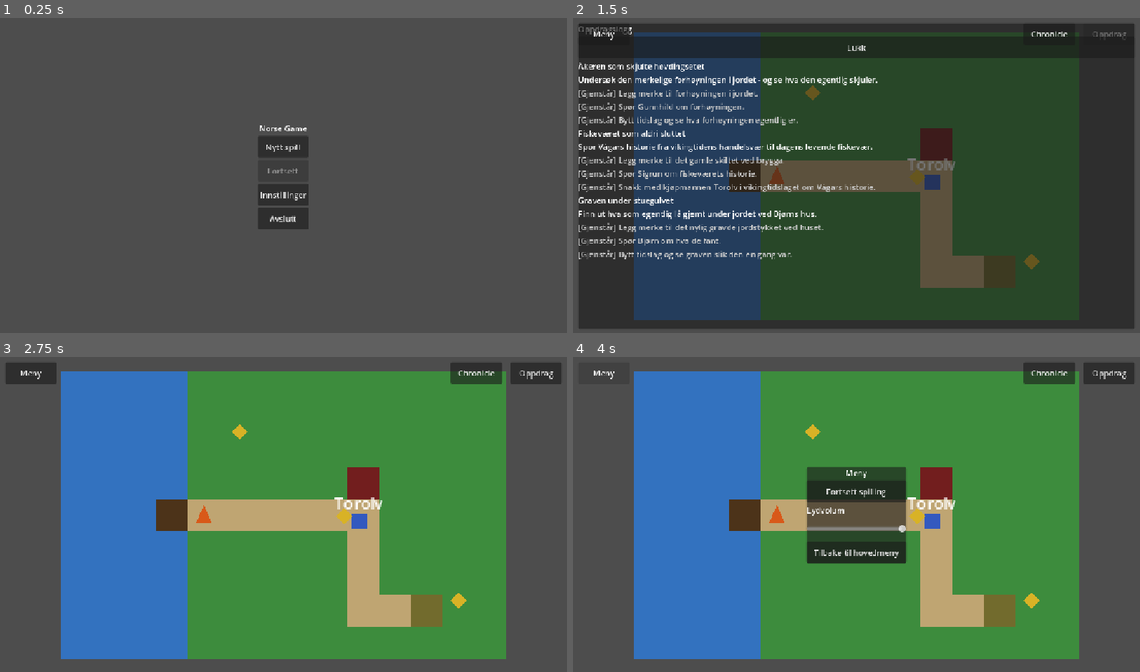
Above: before the commit, frames 1-4 (two rows, left to right).
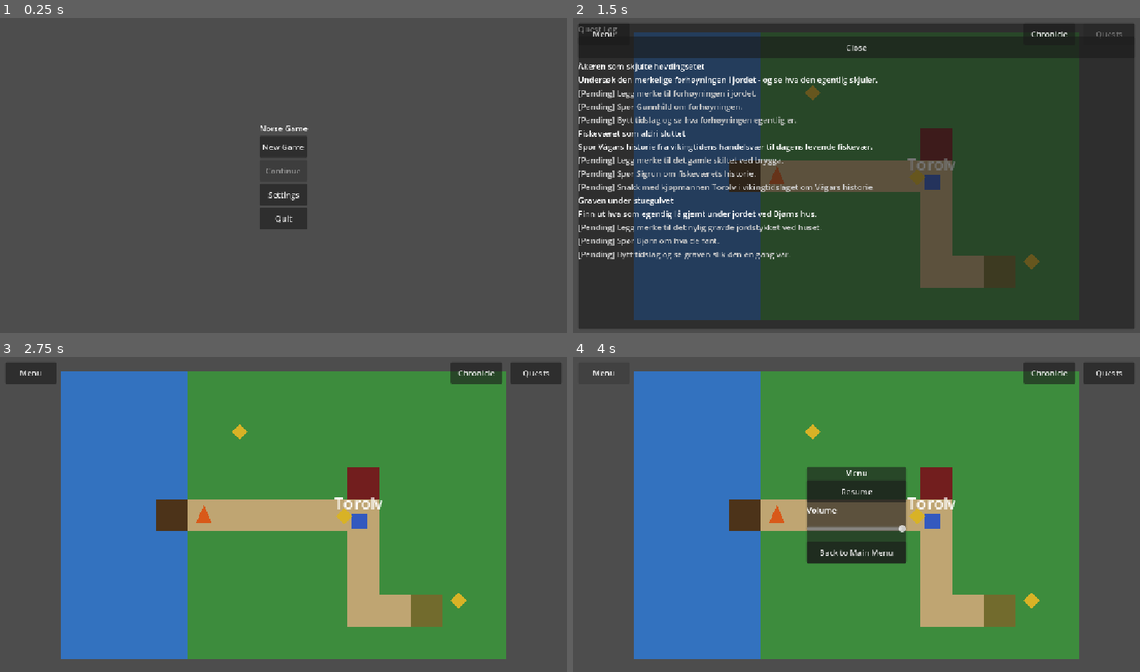
Above: after the commit, the same moments.

Repository: AtlasInMind/norse-game
Game: Godot game, scene res://scenes/main_menu.tscn
Same seed, same stepped clock (60 frames per second), same inputs: the game is played once before the commit and once after it.
Inputs:
- Up to frame 1 (0.25 s): no input
- Up to frame 2 (1.5 s): click "Nytt spill" (after the commit: "New Game") at 0.5 s; click "Oppdrag" (after the commit: "Quests") at 1.25 s
- Up to frame 3 (2.75 s): click "Lukk" (after the commit: "Close") at 2 s
- Up to frame 4 (4 s): click "Chronicle" at 2.75 s; click "Meny" (after the commit: "Menu") at 3.5 s

The runs differ from the first frame. In frame 1, 0.4% of the frame differs, in the area x 45-55%, y 34-68%; in frame 2, 4.0%, in the area x 1-98%, y 2-77%; in frame 3, 0.1%; in frame 4, 0.5%.

Commit message:
Translate all hardcoded UI strings to English (issue #24)
Every .text = "..." assignment in game/scripts/*.gd was Norwegian, built
directly with no localization layer. Translated all of it: menu/panel
chrome (buttons, headers, empty-state text) to English, functional strings
direct ("Lukk" -> "Close"), more visible ones leaning into the atmospheric
tone pivot. Also updated comments elsewhere that quoted the old Norwegian
button text by name, so they don't describe strings that no longer exist.
Quest/dialogue content in .tres resources is untouched - that's issue #25.

Diff:
--- a/game/scripts/chronicle_ui.gd
+++ b/game/scripts/chronicle_ui.gd
@@ -60,7 +60,7 @@
 	outer_layout.add_child(header)
 
 	var close_button := Button.new()
-	close_button.text = "Lukk"
+	close_button.text = "Close"
 	close_button.custom_minimum_size = Vector2(0, 44)
 	close_button.pressed.connect(close_chronicle)
 	outer_layout.add_child(close_button)
@@ -128,7 +128,7 @@
 	var claims := DiscoveryLog.get_discovered_claims()
 	if claims.is_empty():
 		var empty_label := Label.new()
-		empty_label.text = "Ingen oppdagelser ennå."
+		empty_label.text = "Nothing recorded yet."
 		_entries_box.add_child(empty_label)
 		return
 
--- a/game/scripts/dialogue_ui.gd
+++ b/game/scripts/dialogue_ui.gd
@@ -91,7 +91,7 @@
 		child.queue_free()
 	if node.choices.is_empty():
 		var close_button := Button.new()
-		close_button.text = "Lukk"
+		close_button.text = "Close"
 		# Minst ca. 44x44 punkter, jf. anbefalingen for berøringsvennlige
 		# knapper i godot_mobile_technical_research.md punkt 7.
 		close_button.custom_minimum_size = Vector2(0, 44)
--- a/game/scripts/discovery_log.gd
+++ b/game/scripts/discovery_log.gd
@@ -12,7 +12,7 @@
 var _discovered_claims: Array[HistoricalClaim] = []
 
 
-## Brukes av "Nytt spill" i hovedmenyen, jf. QuestManager.reset() - uten dette
+## Brukes av "New Game" i hovedmenyen, jf. QuestManager.reset() - uten dette
 ## ville chronicle-oppføringer fra en tidligere gjennomspilling i samme
 ## nettleserøkt feilaktig fortsatt vises etter at spilleren startet på nytt.
 func reset() -> void:
--- a/game/scripts/era_state.gd
+++ b/game/scripts/era_state.gd
@@ -18,7 +18,7 @@
 	era_changed.emit(current_era)
 
 
-## Brukes av "Nytt spill" i hovedmenyen. Setter tilstanden direkte (uten
+## Brukes av "New Game" i hovedmenyen. Setter tilstanden direkte (uten
 ## signal) siden dette skjer før lokasjonsscenen — og dermed alle lyttere på
 ## era_changed — i det hele tatt er lastet.
 func reset() -> void:
--- a/game/scripts/main_menu.gd
+++ b/game/scripts/main_menu.gd
@@ -16,7 +16,7 @@
 func _ready() -> void:
 	set_anchors_preset(Control.PRESET_FULL_RECT)
 
-	# "Meny"-, "Chronicle"- og "Oppdrag"-knappene gir ingen mening før et spill
+	# "Menu"-, "Chronicle"- og "Quests"-knappene gir ingen mening før et spill
 	# er i gang - se _on_new_game_pressed()/_on_continue_pressed() for der de
 	# vises igjen (jf. issue #20/#21).
 	PauseMenuUI.set_toggle_visible(false)
@@ -39,26 +39,26 @@
 	menu_box.add_child(title)
 
 	var new_game_button := Button.new()
-	new_game_button.text = "Nytt spill"
+	new_game_button.text = "New Game"
 	new_game_button.custom_minimum_size = Vector2(0, 44)
 	new_game_button.pressed.connect(_on_new_game_pressed)
 	menu_box.add_child(new_game_button)
 
 	_continue_button = Button.new()
-	_continue_button.text = "Fortsett"
+	_continue_button.text = "Continue"
 	_continue_button.custom_minimum_size = Vector2(0, 44)
 	_continue_button.disabled = not SaveSystem.has_save()
 	_continue_button.pressed.connect(_on_continue_pressed)
 	menu_box.add_child(_continue_button)
 
 	var settings_button := Button.new()
-	settings_button.text = "Innstillinger"
+	settings_button.text = "Settings"
 	settings_button.custom_minimum_size = Vector2(0, 44)
 	settings_button.pressed.connect(_on_settings_pressed)
 	menu_box.add_child(settings_button)
 
 	var quit_button := Button.new()
-	quit_button.text = "Avslutt"
+	quit_button.text = "Quit"
 	quit_button.custom_minimum_size = Vector2(0, 44)
 	quit_button.pressed.connect(_on_quit_pressed)
 	menu_box.add_child(quit_button)
@@ -85,7 +85,7 @@
 	_settings_panel.add_child(settings_box)
 
 	var volume_label := Label.new()
-	volume_label.text = "Lydvolum"
+	volume_label.text = "Volume"
 	settings_box.add_child(volume_label)
 
 	_volume_slider = HSlider.new()
@@ -98,7 +98,7 @@
 	settings_box.add_child(_volume_slider)
 
 	var back_button := Button.new()
-	back_button.text = "Tilbake"
+	back_button.text = "Back"
 	back_button.custom_minimum_size = Vector2(0, 44)
 	back_button.pressed.connect(_on_settings_back_pressed)
 	settings_box.add_child(back_button)
@@ -140,7 +140,7 @@
 		# med window.open() — det finnes ingen pålitelig "avslutt"-handling
 		# her, så vi informerer spilleren i stedet for å late som et
 		# programmatisk quit() ville gjort noe.
-		_quit_label.text = "Du kan trygt lukke denne fanen nå."
+		_quit_label.text = "You can safely close this tab now."
 		_quit_label.visible = true
 	else:
 		get_tree().quit()
--- a/game/scripts/pause_menu_ui.gd
+++ b/game/scripts/pause_menu_ui.gd
@@ -16,7 +16,7 @@
 	layer = 80
 
 	_toggle_button = Button.new()
-	_toggle_button.text = "Meny"
+	_toggle_button.text = "Menu"
 	_toggle_button.custom_minimum_size = Vector2(0, 44)
 	_toggle_button.set_anchors_preset(Control.PRESET_TOP_LEFT)
 	_toggle_button.offset_left = 16
@@ -43,18 +43,18 @@
 	panel.add_child(layout)
 
 	var header := Label.new()
-	header.text = "Meny"
+	header.text = "Menu"
 	header.horizontal_alignment = HORIZONTAL_ALIGNMENT_CENTER
 	layout.add_child(header)
 
 	var resume_button := Button.new()
-	resume_button.text = "Fortsett spilling"
+	resume_button.text = "Resume"
 	resume_button.custom_minimum_size = Vector2(0, 44)
 	resume_button.pressed.connect(close_menu)
 	layout.add_child(resume_button)
 
 	var volume_label := Label.new()
-	volume_label.text = "Lydvolum"
+	volume_label.text = "Volume"
 	layout.add_child(volume_label)
 
 	_volume_slider = HSlider.new()
@@ -66,7 +66,7 @@
 	layout.add_child(_volume_slider)
 
 	var main_menu_button := Button.new()
-	main_menu_button.text = "Tilbake til hovedmeny"
+	main_menu_button.text = "Back to Main Menu"
 	main_menu_button.custom_minimum_size = Vector2(0, 44)
 	main_menu_button.pressed.connect(_on_main_menu_pressed)
 	layout.add_child(main_menu_button)
@@ -118,15 +118,15 @@
 	return _barrier.visible
 
 
-## Brukes av main_menu.gd: "Meny"-knappen (og Escape-snarveien) gir ingen
+## Brukes av main_menu.gd: "Menu"-knappen (og Escape-snarveien) gir ingen
 ## mening før et spill faktisk er i gang, jf. samme prinsipp som issue #21
-## (Chronicle/Oppdrag-knappene) ble filet for å dekke.
+## (Chronicle/Quests-knappene) ble filet for å dekke.
 func set_toggle_visible(visible_now: bool) -> void:
 	_toggle_button.visible = visible_now
 
 
 func _on_main_menu_pressed() -> void:
-	# Lagrer eksplisitt før scenebytte, slik at "Fortsett" fra hovedmenyen
+	# Lagrer eksplisitt før scenebytte, slik at "Continue" fra hovedmenyen
 	# gjenopptar nøyaktig der spilleren valgte å gå tilbake - ikke bare ved
 	# forrige tidslagsbytte/oppdragsfremgang (se save_system.gd sine
 	# autosave-utløsere).
--- a/game/scripts/quest_log_ui.gd
+++ b/game/scripts/quest_log_ui.gd
@@ -17,7 +17,7 @@
 	layer = 80
 
 	_toggle_button = Button.new()
-	_toggle_button.text = "Oppdrag"
+	_toggle_button.text = "Quests"
 	_toggle_button.custom_minimum_size = Vector2(0, 44)
 	_toggle_button.set_anchors_preset(Control.PRESET_TOP_RIGHT)
 	_toggle_button.grow_horizontal = Control.GROW_DIRECTION_BEGIN
@@ -51,11 +51,11 @@
 	panel.add_child(outer_layout)
 
 	var header := Label.new()
-	header.text = "Oppdragslogg"
+	header.text = "Quest Log"
 	outer_layout.add_child(header)
 
 	var close_button := Button.new()
-	close_button.text = "Lukk"
+	close_button.text = "Close"
 	close_button.custom_minimum_size = Vector2(0, 44)
 	close_button.pressed.connect(close_log)
 	outer_layout.add_child(close_button)
@@ -103,7 +103,7 @@
 	return _barrier.visible
 
 
-## Brukes av main_menu.gd: "Oppdrag"-knappen gir ingen mening før et spill
+## Brukes av main_menu.gd: "Quests"-knappen gir ingen mening før et spill
 ## faktisk er i gang (jf. issue #21 - samme prinsipp som
 ## PauseMenuUI.set_toggle_visible() ble innført for i issue #20).
 func set_toggle_visible(visible_now: bool) -> void:
@@ -130,7 +130,7 @@
 
 	if quests.is_empty():
 		var empty_label := Label.new()
-		empty_label.text = "Ingen aktive oppdrag."
+		empty_label.text = "No active quests."
 		_quests_box.add_child(empty_label)
 		return
 
@@ -155,7 +155,7 @@
 		var step: QuestStep = quest.steps[i]
 		var step_label := Label.new()
 		var is_done := i < done_count
-		step_label.text = "[%s] %s" % ["Fullført" if is_done else "Gjenstår", step.description]
+		step_label.text = "[%s] %s" % ["Done" if is_done else "Pending", step.description]
 		step_label.modulate = STEP_DONE_COLOR if is_done else STEP_PENDING_COLOR
 		step_label.autowrap_mode = TextServer.AUTOWRAP_WORD
 		entry.add_child(step_label)
--- a/game/scripts/quest_manager.gd
+++ b/game/scripts/quest_manager.gd
@@ -16,7 +16,7 @@
 var _completed_quest_ids: Dictionary = {}
 
 
-## Brukes av "Nytt spill" i hovedmenyen: uten dette ville en Quest-Resource
+## Brukes av "New Game" i hovedmenyen: uten dette ville en Quest-Resource
 ## som allerede er fullført tidligere i samme nettleserøkt (Godot cacher/
 ## gjenbruker samme instans ved gjentatt lasting av samme .tres-fil) fortsatt
 ## telle som registrert/fullført i register_quest() sin duplikatsjekk under.
--- a/game/scripts/save_system.gd
+++ b/game/scripts/save_system.gd
@@ -61,7 +61,7 @@
 	return FileAccess.file_exists(SAVE_PATH)
 
 
-## Brukes av "Nytt spill" i hovedmenyen for å sikre at en gjenværende
+## Brukes av "New Game" i hovedmenyen for å sikre at en gjenværende
 ## lagringsfil fra en tidligere økt ikke lastes inn igjen av
 ## location_era_layers.gd sitt ubetingede load_and_apply()-kall.
 func delete_save() -> void:
--- a/game/scripts/settings_system.gd
+++ b/game/scripts/settings_system.gd
@@ -4,7 +4,7 @@
 ## Lagrer/laster brukerpreferanser (i dag: lydvolum) lokalt, etter samme
 ## Dictionary -> JSON -> FileAccess-mønster som save_system.gd bruker for
 ## spillfremgang — men i en egen fil, siden innstillinger og spillfremgang er
-## to ulike ting (innstillinger skal f.eks. overleve en "Nytt spill").
+## to ulike ting (innstillinger skal f.eks. overleve en "New Game").
 
 const SETTINGS_PATH := "user://settings.save"
 const MASTER_BUS_NAME := "Master"
